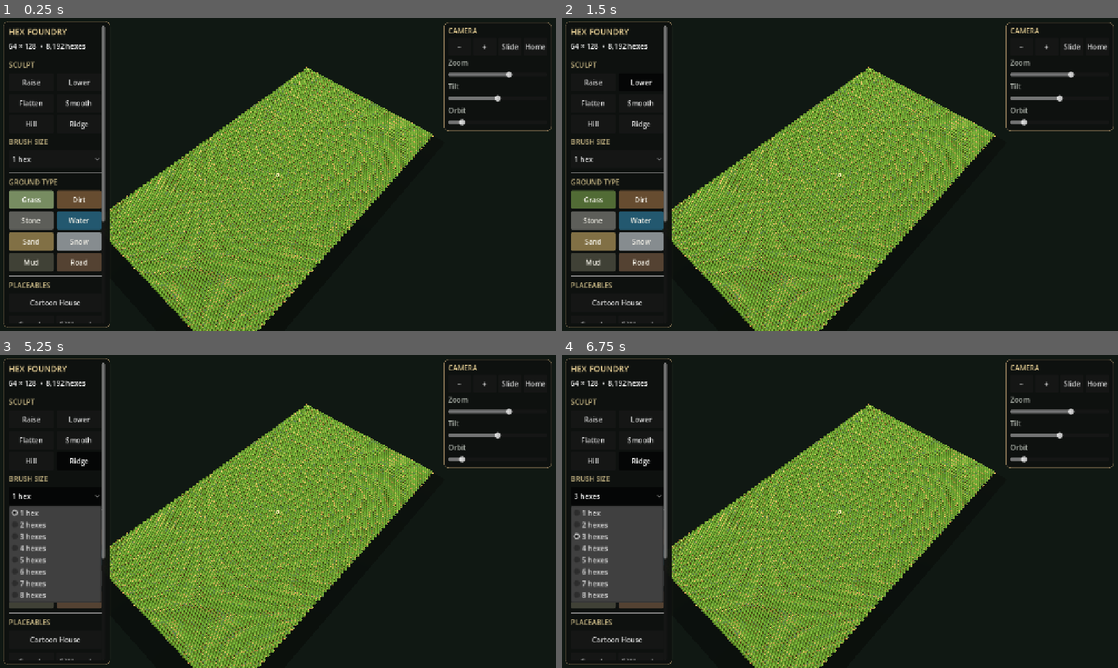
Above: before the commit, frames 1-4 (two rows, left to right).
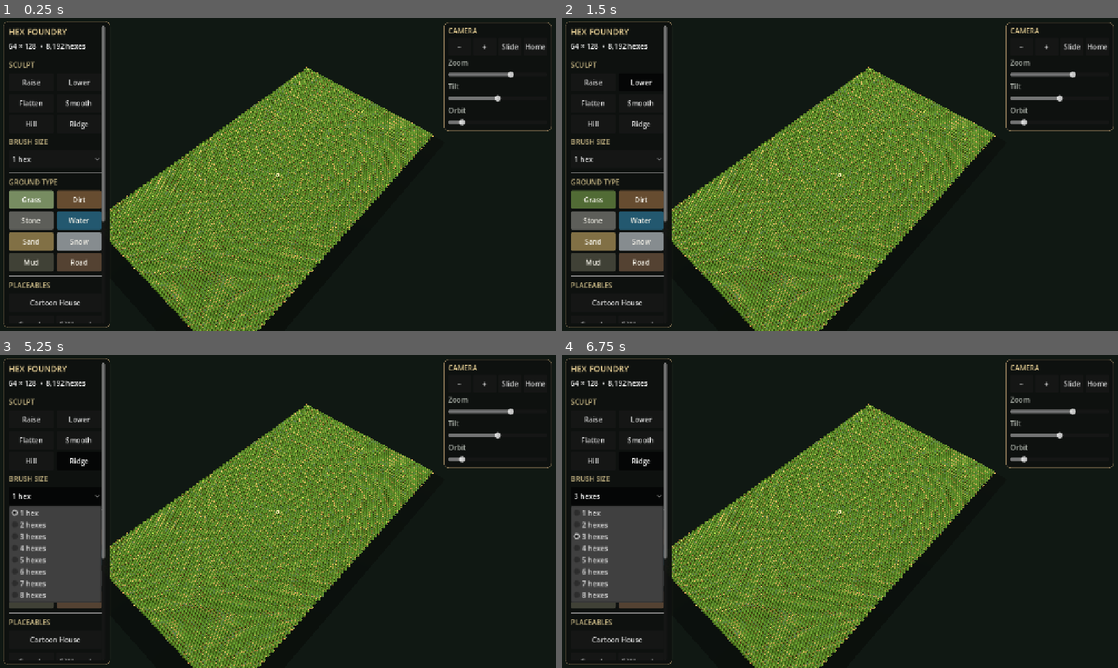
Above: after the commit, the same moments.

Repository: tpylman90-ctrl/MapbuilderhexmapSR
Game: Godot game, scene res://scenes/main.tscn
Same seed, same stepped clock (60 frames per second), same inputs: the game is played once before the commit and once after it.
Inputs:
- Up to frame 1 (0.25 s): no input
- Up to frame 2 (1.5 s): click "Raise" at 0.5 s; click "Lower" at 1.25 s
- Up to frame 3 (5.25 s): click "Flatten" at 2 s; click "Smooth" at 2.75 s; click "Hill" at 3.5 s; click "Ridge" at 4.25 s; click "1 hex" at 5 s
- Up to frame 4 (6.75 s): click "Grass" at 5.75 s; click "3 hexes" at 6.5 s

The runs differ from the first frame. In frame 1, 11% of the frame differs, in the area x 19-93%, y 16-100%; in frame 2, 11%; in frame 3, 11%; in frame 4, 11%.

Commit message:
Add grass tufts, animated water, and closer camera zoom

Diff:
--- a/assets/materials/terrain_surface.gdshader
+++ b/assets/materials/terrain_surface.gdshader
@@ -1,7 +1,10 @@
 shader_type spatial;
-render_mode diffuse_burley, specular_disabled, cull_disabled;
+render_mode diffuse_burley, cull_disabled;
 
 uniform vec3 cliff_color : source_color = vec3(0.62, 0.50, 0.34);
+uniform vec3 water_deep : source_color = vec3(0.018, 0.20, 0.31);
+uniform vec3 water_light : source_color = vec3(0.045, 0.46, 0.56);
+uniform vec3 water_edge : source_color = vec3(0.34, 0.76, 0.70);
 uniform float slope_threshold : hint_range(0.0, 1.0) = 0.68;
 uniform float blend_sharpness : hint_range(0.0, 0.2) = 0.06;
 
@@ -35,8 +38,25 @@
 	float top_blend = smoothstep(slope_threshold - blend_sharpness, slope_threshold + blend_sharpness, slope);
 
 	float broad = value_noise(world_position * 0.72);
-	vec3 top_surface = COLOR.rgb * 0.74 * mix(0.96, 1.04, broad);
-	vec3 exposed_rock = cliff_color * mix(0.96, 1.06, broad);
-	ALBEDO = mix(exposed_rock, top_surface, top_blend);
-	ROUGHNESS = 0.96;
+	float fine = value_noise(world_position * 5.5);
+	float grass_mask = smoothstep(0.035, 0.19, COLOR.g - COLOR.b) * top_blend;
+	float grain = mix(0.94, 1.07, broad) * mix(0.96, 1.04, fine);
+	vec3 top_surface = COLOR.rgb * 0.66 * grain;
+	vec3 exposed_rock = cliff_color * mix(0.93, 1.08, broad);
+
+	float water_mask = smoothstep(0.25, 0.43, COLOR.b - COLOR.r) * top_blend;
+	float wave_a = sin(world_position.x * 2.4 + world_position.z * 1.3 + TIME * 1.25);
+	float wave_b = sin(world_position.z * 3.1 - world_position.x * 1.7 - TIME * 0.92);
+	float wave = 0.5 + 0.25 * wave_a + 0.25 * wave_b;
+	float glint = smoothstep(0.76, 0.96, sin((world_position.x + world_position.z) * 4.1 + TIME * 1.7) * sin((world_position.x - world_position.z) * 2.7 - TIME * 1.1));
+	vec2 hex_uv = (UV - vec2(0.5)) * 2.0;
+	float hex_edge = max(abs(hex_uv.y), abs(hex_uv.x) * 0.8660254 + abs(hex_uv.y) * 0.5);
+	float shore = 1.0 - smoothstep(0.88, 0.985, hex_edge);
+	vec3 water = mix(water_deep, water_light, wave * 0.66);
+	water += vec3(0.12, 0.18, 0.12) * glint;
+	water = mix(water, water_edge, (1.0 - shore) * 0.42);
+
+	ALBEDO = mix(mix(exposed_rock, top_surface, top_blend), water, water_mask);
+	ROUGHNESS = mix(0.93, 0.28, water_mask);
+	SPECULAR = mix(0.16, 0.64, water_mask);
 }
--- a/scripts/editor_controller.gd
+++ b/scripts/editor_controller.gd
@@ -251,7 +251,7 @@
 	zoom_label.text = "Zoom"
 	zoom_label.add_theme_color_override("font_color", Color("a7ada5"))
 	controls.add_child(zoom_label)
-	zoom_slider = _make_camera_slider(controls, 26.0, 360.0, camera_distance, _on_zoom_slider_changed)
+	zoom_slider = _make_camera_slider(controls, 7.0, 360.0, camera_distance, _on_zoom_slider_changed)
 	var tilt_label := Label.new()
 	tilt_label.text = "Tilt"
 	tilt_label.add_theme_color_override("font_color", Color("a7ada5"))
@@ -613,7 +613,7 @@
 	_update_readout()
 
 func _zoom_camera(factor: float) -> void:
-	camera_distance = clampf(camera_distance * factor, 26.0, 360.0)
+	camera_distance = clampf(camera_distance * factor, 7.0, 360.0)
 	_sync_camera_controls()
 	_apply_camera_pose()
 
--- a/scripts/hex_board_view.gd
+++ b/scripts/hex_board_view.gd
@@ -9,6 +9,7 @@
 var data: HexGrid
 var tile_instances: MultiMesh
 var grid_node: MultiMeshInstance3D
+var grass_instances: MultiMesh
 var outline_instances: MultiMesh
 var outline_node: MultiMeshInstance3D
 var cliff_node: MeshInstance3D
@@ -114,6 +115,7 @@
 	material.shader = load("res://assets/materials/terrain_surface.gdshader") as Shader
 	grid_node.material_override = material
 	add_child(grid_node)
+	_build_grass_instances()
 
 	var outlines := MultiMesh.new()
 	outlines.transform_format = MultiMesh.TRANSFORM_3D
@@ -129,6 +131,66 @@
 	outline_material.cull_mode = BaseMaterial3D.CULL_DISABLED
 	outline_node.material_override = outline_material
 	add_child(outline_node)
+
+func _build_grass_instances() -> void:
+	var instances := MultiMesh.new()
+	instances.transform_format = MultiMesh.TRANSFORM_3D
+	instances.use_colors = true
+	instances.mesh = _make_grass_tuft_mesh()
+	instances.instance_count = HexGrid.COLUMNS * HexGrid.ROWS
+	var node := MultiMeshInstance3D.new()
+	node.name = "GrassTufts"
+	node.multimesh = instances
+	var material := StandardMaterial3D.new()
+	material.vertex_color_use_as_albedo = true
+	material.roughness = 0.88
+	material.cull_mode = BaseMaterial3D.CULL_DISABLED
+	node.material_override = material
+	add_child(node)
+	grass_instances = instances
+
+func _make_grass_tuft_mesh() -> ArrayMesh:
+	var surface := SurfaceTool.new()
+	surface.begin(Mesh.PRIMITIVE_TRIANGLES)
+	var blade_colors: Array[Color] = [Color("8bbf4b"), Color("a1cb55"), Color("63963d"), Color("79ad43")]
+	for blade in range(5):
+		var angle := TAU * float(blade) / 5.0 + float(blade % 2) * 0.23
+		var direction := Vector3(cos(angle), 0.0, sin(angle))
+		var side := Vector3(-direction.z, 0.0, direction.x)
+		var height := 0.25 + float((blade * 7) % 5) * 0.035
+		var width := 0.035 + float(blade % 3) * 0.008
+		var base_left := -side * width
+		var base_right := side * width
+		var middle := direction * 0.07 + Vector3.UP * height * 0.52
+		var tip := direction * 0.11 + Vector3.UP * height
+		var color := blade_colors[blade % blade_colors.size()]
+		_add_colored_triangle(surface, base_left, base_right, middle, color.darkened(0.12), color.darkened(0.08), color)
+		_add_colored_triangle(surface, base_right, tip, middle, color.darkened(0.08), color.lightened(0.06), color)
+	surface.generate_normals()
+	return surface.commit()
+
+func _add_colored_triangle(surface: SurfaceTool, a: Vector3, b: Vector3, c: Vector3, color_a: Color, color_b: Color, color_c: Color) -> void:
+	for vertex in [[a, color_a], [b, color_b], [c, color_c]]:
+		surface.set_color(vertex[1])
+		surface.add_vertex(vertex[0])
+
+func _refresh_grass_cell(cell: Vector2i, index: int) -> void:
+	var rng := RandomNumberGenerator.new()
+	rng.seed = int(index * 92821 + 3719)
+	if data.terrain_at(cell) != HexGrid.Terrain.GRASS or rng.randf() > 0.42:
+		grass_instances.set_instance_transform(index, Transform3D(Basis.IDENTITY.scaled(Vector3.ZERO), Vector3.ZERO))
+		grass_instances.set_instance_color(index, Color.WHITE)
+		return
+	var center := data.world_center(cell)
+	center.x += rng.randf_range(-0.39, 0.39)
+	center.z += rng.randf_range(-0.39, 0.39)
+	center.y = data.elevation_at(cell) * STEP_HEIGHT + CAP_HEIGHT * 0.5 + 0.004
+	var scale := rng.randf_range(0.72, 1.18)
+	var rotation := rng.randf_range(0.0, TAU)
+	var basis := Basis(Vector3.UP, rotation).scaled(Vector3(scale, scale, scale))
+	grass_instances.set_instance_transform(index, Transform3D(basis, center))
+	var tint := rng.randf_range(0.86, 1.14)
+	grass_instances.set_instance_color(index, Color(tint, tint, tint, 1.0))
 
 func _build_selection_outline() -> void:
 	var outline := ImmediateMesh.new()
@@ -162,6 +224,7 @@
 	tile_instances.set_instance_transform(index, Transform3D(Basis.IDENTITY, center))
 	outline_instances.set_instance_transform(index, Transform3D(Basis.IDENTITY, center))
 	tile_instances.set_instance_color(index, HexGrid.TERRAIN_COLORS[data.terrain_at(cell)])
+	_refresh_grass_cell(cell, index)
 	if cell == selected_cell:
 		_update_selection()
 
